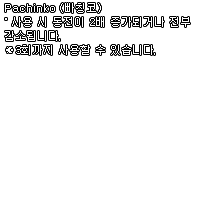
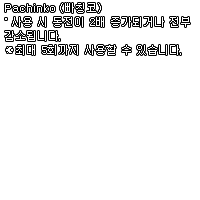
Layer changes from the first 200 x 200 image to the second:
renamed "Pachinko (빠칭코) ˚ 사용 시 동전이 2배 증가되거나 전부 감소됩니다. ※3회까지 사용할 수 있습니다." to "Pachinko (빠칭코) ˚ 사용 시 동전이 2배 증가되거나 전부 감소됩니다. ※최대 5회까지 사용할 수 있습니", painted on it over [15, 44, 182, 55]
